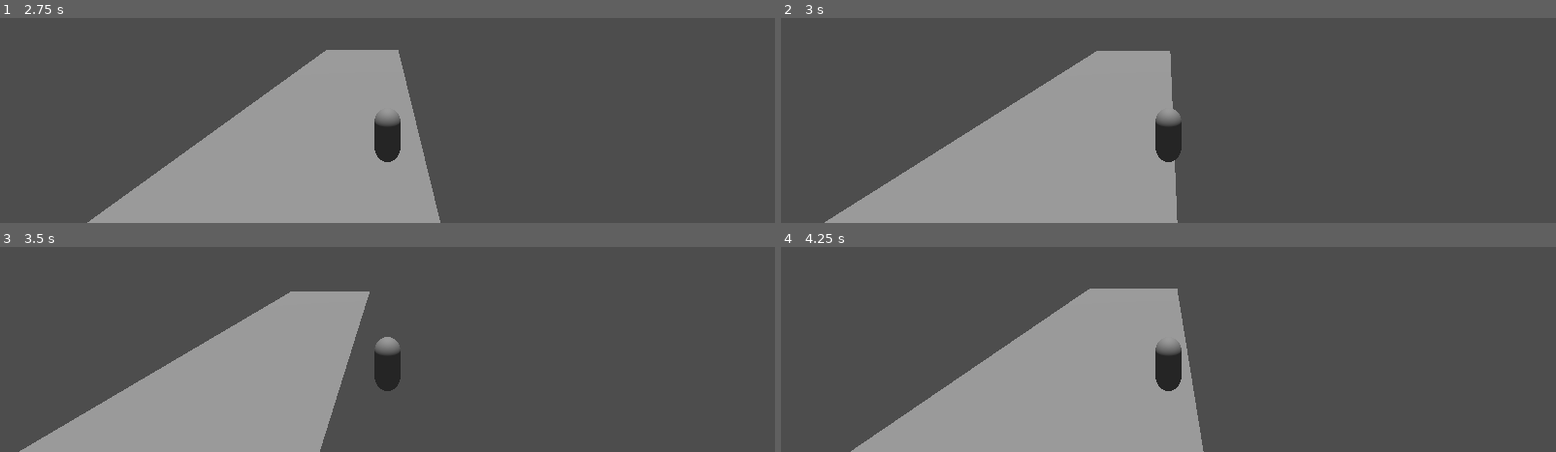
Above: before the commit, frames 1-4 (two rows, left to right).
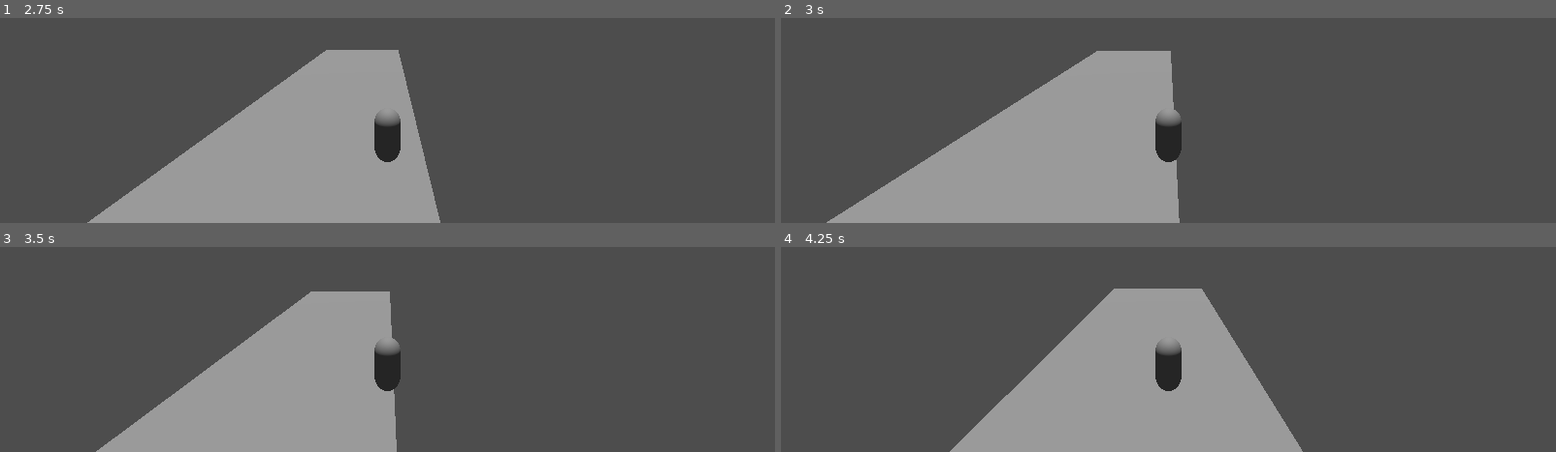
Above: after the commit, the same moments.

Repository: XiniDev/AutoScroller
Game: Godot game, scene res://level.tscn
The game is run twice, just before and just after one commit, with the same random seed, the same clock (stepped at 60 frames per second) and the same inputs.
Inputs:
- Up to frame 1 (2.75 s): hold D (move_right) 0.53-1.28 s; tap Space (jump) at 0.77, 1.52 s; hold A (move_left) 1.28-2.03 s; hold D (move_right) from 2.03 s (still down)
- Up to frame 2 (3 s): keep holding D (move_right)
- Up to frame 3 (3.5 s): keep holding D (move_right); tap Space (jump) at 3.02 s
- Up to frame 4 (4.25 s): release D (move_right) at 3.53 s; hold A (move_left) from 3.53 s (still down); tap Space (jump) at 3.77 s

Frame 1 is identical in both runs. In frame 2, 0.2% of the frame differs, in the area x 5-52%, y 16-100%; in frame 3, 9.2%; in frame 4, 13%, in the area x 9-68%, y 20-100%.

Commit message:
Added Left/Right wall boundaries
Player can no longer fall off when moving left or right

Diff:
--- a/level.tscn
+++ b/level.tscn
@@ -28,3 +28,23 @@
 
 [node name="Player" parent="." instance=ExtResource("1_fj3ey")]
 transform = Transform3D(1, 0, 0, 0, 1, 0, 0, 0, 1, 0, 2.51818, -17.7626)
+
+[node name="Left Wall" type="StaticBody3D" parent="."]
+transform = Transform3D(-4.37114e-08, -1, 0, 1, -4.37114e-08, 0, 0, 0, 1, 5, 2.856, -1.865)
+
+[node name="MeshInstance3D" type="MeshInstance3D" parent="Left Wall"]
+visible = false
+mesh = SubResource("PlaneMesh_o23mo")
+
+[node name="CollisionShape3D" type="CollisionShape3D" parent="Left Wall"]
+shape = SubResource("ConvexPolygonShape3D_3ec7s")
+
+[node name="Right Wall" type="StaticBody3D" parent="."]
+transform = Transform3D(-4.37114e-08, -1, 0, 1, -4.37114e-08, 0, 0, 0, 1, -5, 2.856, -1.865)
+
+[node name="MeshInstance3D" type="MeshInstance3D" parent="Right Wall"]
+visible = false
+mesh = SubResource("PlaneMesh_o23mo")
+
+[node name="CollisionShape3D" type="CollisionShape3D" parent="Right Wall"]
+shape = SubResource("ConvexPolygonShape3D_3ec7s")
